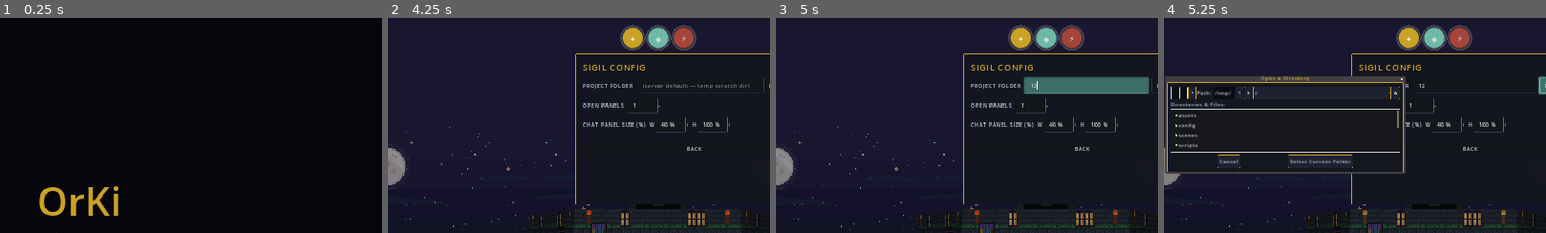
Above: before the commit, frames 1-4 (left to right).
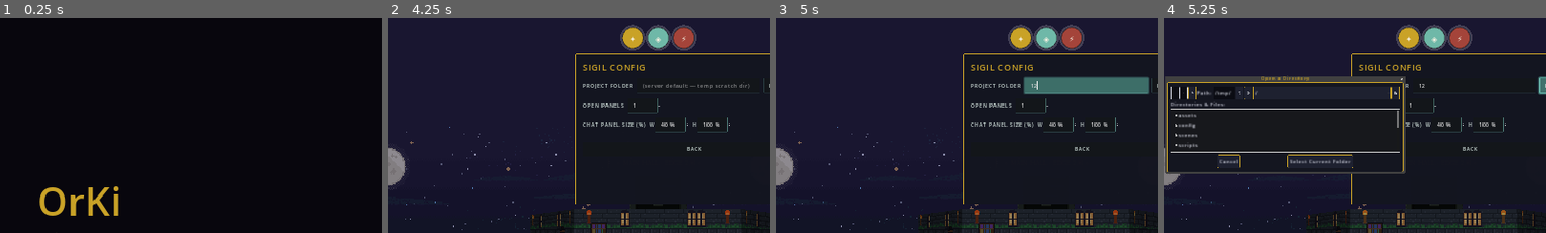
Above: after the commit, the same moments.

Repository: Kiriketsuki/agenKic-orKistrator
Game: Godot game, scene res://scenes/title_screen.tscn
The game is run twice, just before and just after one commit, with the same random seed, the same clock (stepped at 60 frames per second) and the same inputs.
Inputs (mouse positions are % of the whole screen's width and height, from its top left):
- Up to frame 1 (0.25 s): no input
- Up to frame 2 (4.25 s): click "ENTER THE TOWER" at 0.5 s; tap Enter (ui_accept) at 1.25 s; drag from (50, 97) to (60, 28) at 1.27 s; drag from (61, 44) to (45, 70) at 2.02 s; move the mouse to (63, 98) at 2.77 s; hold E (rotate_right) 2.78-3.5 s; hold Tab (toggle_floor_tabs) 2.78-3.5 s; click (63, 98) at 2.92 s; click "sigil config..." at 3.5 s
- Up to frame 3 (5 s): click (55, 16) at 4.27 s; type "12" at 4.35 s
- Up to frame 4 (5.25 s): click "BROWSE..." at 5 s
The pictures show only the part of the screen within x 15-65%, y 0-50%; the shares and areas given below are measured in that part.

Frames 1-3 are identical in both runs. In frame 4, less than 0.1% of the frame differs, in the area x 14-63%, y 27-72%.

Commit message:
fix(godot): inset the minimap cells from the control edge
The cells and the focus bracket sat flush against the panel border. A
6 px padding applies to both the draw pass and the click hit test.

Diff:
--- a/godot/scripts/ui/minimap.gd
+++ b/godot/scripts/ui/minimap.gd
@@ -10,6 +10,9 @@
 const BAND_TINT: Color = Color(1.0, 1.0, 1.0, 0.12)
 const ACTIVITY_SCALE: float = 3.0
 const CELL_MARGIN: float = 2.0
+## Inner inset between the control's border and the drawn cells, so the
+## bracket outline and cells never sit flush against the panel edge.
+const PADDING: float = 6.0
 const BRACKET_WIDTH: float = 4.0
 
 var _tower: Node = null
@@ -45,21 +48,23 @@
 	if count <= 0:
 		return
 	var focus: int = _tower.get_focus_index()
-	var cell_h: float = size.y / float(count)
+	var inner_w: float = size.x - PADDING * 2.0
+	var inner_h: float = size.y - PADDING * 2.0
+	var cell_h: float = inner_h / float(count)
 	for info: Dictionary in infos:
 		var idx: int = info.get("index", 0)
 		var active_count: int = info.get("active_count", 0)
 		var row: int = count - 1 - idx  # topmost floor (highest index) drawn first
-		var y: float = row * cell_h
+		var y: float = PADDING + row * cell_h
 		var t: float = clampf(float(active_count) / ACTIVITY_SCALE, 0.0, 1.0)
 		var fill_color: Color = DIM_COLOR.lerp(ACTIVE_COLOR, t)
 		var distance: int = absi(idx - focus)
 		if distance == 1:
 			fill_color = fill_color.lerp(Color.WHITE, 0.12)
-		draw_rect(Rect2(0.0, y + CELL_MARGIN, size.x, cell_h - CELL_MARGIN * 2.0), fill_color, true)
+		draw_rect(Rect2(PADDING, y + CELL_MARGIN, inner_w, cell_h - CELL_MARGIN * 2.0), fill_color, true)
 		if idx == focus:
 			draw_rect(
-				Rect2(0.0, y + CELL_MARGIN, size.x, cell_h - CELL_MARGIN * 2.0),
+				Rect2(PADDING, y + CELL_MARGIN, inner_w, cell_h - CELL_MARGIN * 2.0),
 				BRACKET_COLOR,
 				false,
 				BRACKET_WIDTH
@@ -76,8 +81,8 @@
 			var count: int = infos.size()
 			if count <= 0:
 				return
-			var cell_h: float = size.y / float(count)
-			var row: int = floori(mb.position.y / cell_h)
+			var cell_h: float = (size.y - PADDING * 2.0) / float(count)
+			var row: int = floori((mb.position.y - PADDING) / cell_h)
 			var idx: int = clampi(count - 1 - row, 0, count - 1)
 			_tower.jump_to_floor(idx)
 			accept_event()
